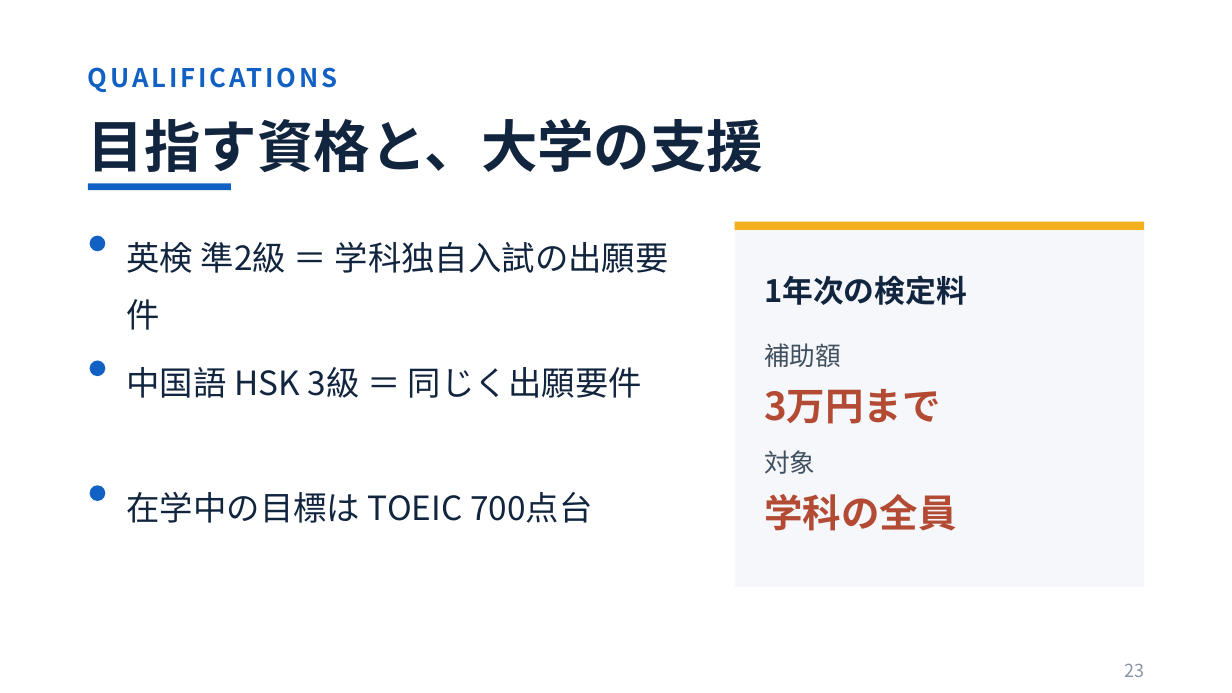
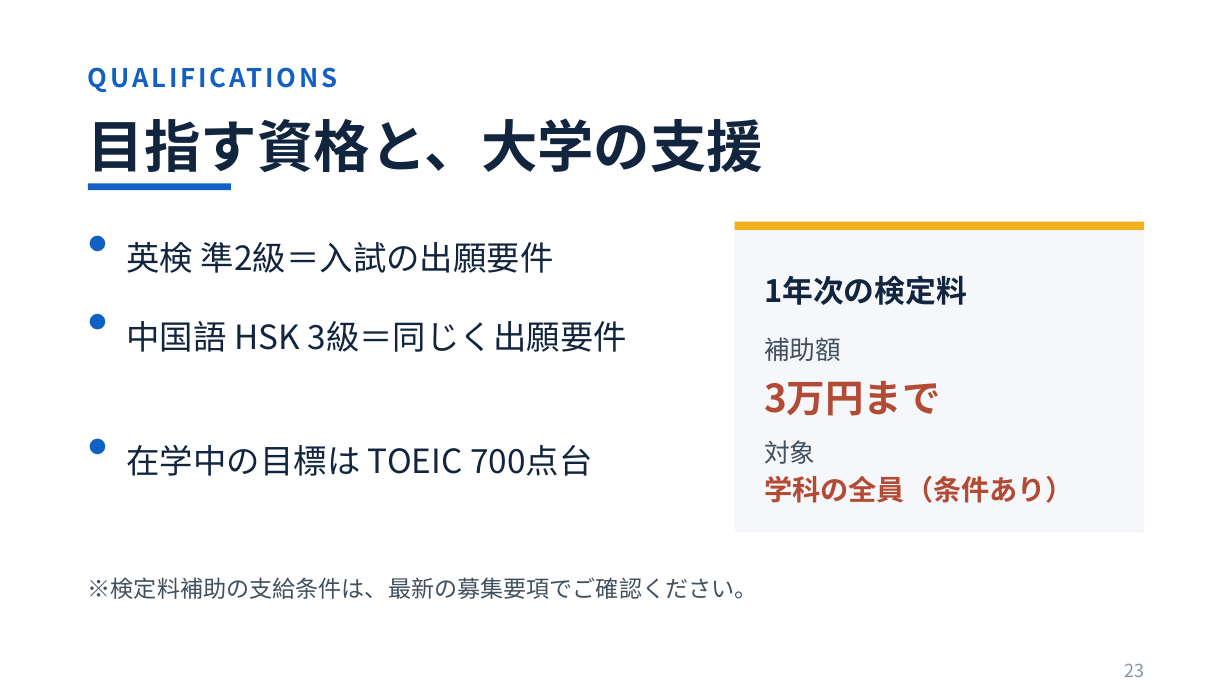
Before and after one commit to myojo1gou/glowing-parakeet, a slide deck: slide 23 of oc2026_slides/01_学科紹介_8月23日OC_鈴木版_改.pptx. Drawn at 1232x693 pixels with LibreOffice and Linux fonts; fonts in the diff are those of the drawing. Boxes give left, top, right and bottom in pixels: in the first picture for what was removed or moved away, otherwise in the second. Text is boxed around its words. In the diff, an @@ line names an element or a change of style, - is before the commit and + after.

```diff
--- a/oc2026_slides/01_学科紹介_8月23日OC_鈴木版_改.pptx
+++ b/oc2026_slides/01_学科紹介_8月23日OC_鈴木版_改.pptx
@@ rectangle: place and size @@
-rectangle at (735, 222, 1144, 587)
+rectangle at (735, 222, 1144, 533)
@@ text at (127, 242, 554, 273): text changed @@
-英検 準2級 ＝ 学科独自入試の出願要件
+英検 準2級＝入試の出願要件
@@ 2 ellipses, 1 text: place and size @@
-2 ellipses, 1 text at (90, 360, 592, 523)
+2 ellipses, 1 text at (90, 314, 592, 476)
@@ text at (127, 321, 627, 352): spaces changed @@
-中国語 HSK 3級 ＝ 同じく出願要件
+中国語 HSK 3級＝同じく出願要件
@@ text "補助額": place and size @@
-text "補助額" at (764, 343, 841, 367)
+text "補助額" at (764, 337, 841, 361)
@@ text "3万円まで": place and size @@
-text "3万円まで" at (764, 389, 941, 424)
+text "3万円まで" at (764, 381, 941, 416)
@@ text "対象": place and size @@
-text "対象" at (764, 450, 815, 474)
+text "対象" at (764, 440, 815, 464)
@@ text at (764, 476, 1074, 503): text changed; size 30 to 22 pt @@
-学科の全員
+学科の全員（条件あり）
@@ text added at (88, 577, 758, 599), 18 pt, text #41505F @@
+※検定料補助の支給条件は、最新の募集要項でご確認ください。
```
Also in this commit, not shown: 17 other slides changed, 8 other files.
